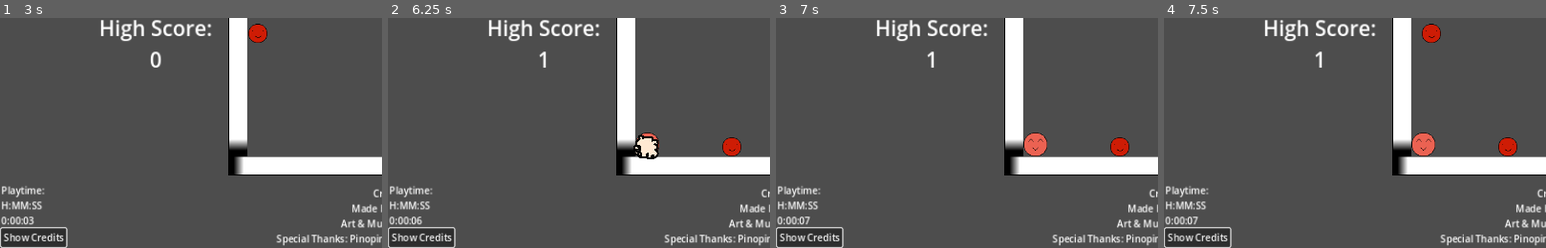
Above: before the commit, frames 1-4 (left to right).
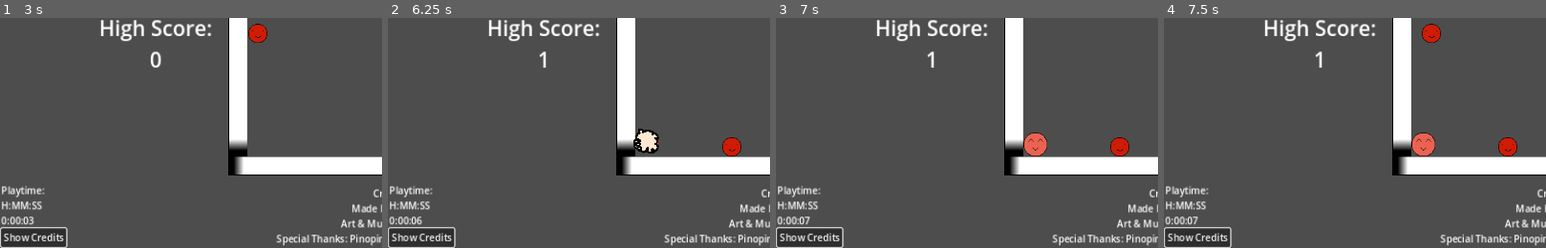
Above: after the commit, the same moments.

Repository: legozx777/Sui-ok-Game
Game: Godot game, scene res://main.tscn
Two runs of this game, one before a commit and one after it. Both use one fixed random seed, a clock stepped at 60 frames per second and the inputs below. Sound files missing from this copy of the repository are replaced by a short silence.
Inputs (mouse positions are % of the whole screen's width and height, from its top left):
- Up to frame 1 (3 s): tap Enter at 0.5 s; move the mouse to (72, 44) at 0.52 s; click (72, 44) at 0.6 s; click "Show Credits" at 1.25 s; move the mouse to (30, 55) at 2.02 s; click (30, 55) at 2.1 s; move the mouse to (60, 27) at 2.77 s; click (60, 27) at 2.85 s
- Up to frame 2 (6.25 s): move the mouse to (45, 70) at 3.52 s; click (45, 70) at 3.6 s; move the mouse to (80, 65) at 4.27 s; click (80, 65) at 4.35 s; move the mouse to (20, 34) at 5.02 s; click (20, 34) at 5.1 s; move the mouse to (55, 49) at 5.77 s; click (55, 49) at 5.85 s
- Up to frame 3 (7 s): move the mouse to (35, 24) at 6.52 s; click (35, 24) at 6.6 s
- Up to frame 4 (7.5 s): move the mouse to (72, 44) at 7.27 s; click (72, 44) at 7.35 s
The pictures show only the part of the screen within x 0-50%, y 50-100%; the shares and areas given below are measured in that part.

Frame 1 is identical in both runs. In frame 2, 0.5% of the frame differs, in the area x 64-71%, y 48-62%; in frame 3, less than 0.1%; in frame 4, less than 0.1%.
Error before the commit: Modulo by zero error in operator '%'. (res://main.gd:190)
Error after the commit: Modulo by zero error in operator '%'. (res://main.gd:192)

Commit message:
Background not in box
Added walls to prevent background fruits from entering the box and some other small fixes

Diff:
--- a/fruit.gd
+++ b/fruit.gd
@@ -41,66 +41,39 @@
 			hitt = true
 			hit.emit()
 		if body.get_groups().find("fruit") != -1 and body.index == index:
-			var pos
-			if position.y >= body.position.y: # sets y pos to the lower fruit
-				pos = Vector2(lerp(position.x, body.position.x, 0.5), position.y)
-			else:
-				pos = Vector2(lerp(position.x, body.position.x, 0.5), body.position.y)
+			var pos = position.lerp(body.position, 0.5)
 			body.free()
 			score.emit(SCORES[index])
 			seeen.emit(index + 1)
 			if index != 10: # index 10 means 2 suika collided
 				spawn_new.emit(index + 1, pos, 1)
 			queue_free()
-	elif body.get_groups().find("fruit") == -1 and body.get_groups().find("background") == -1:
+	elif body.get_groups().find("floor") != -1:
 		queue_free()
 
-func sett(indexx: int, pos: Vector2, type: int) -> void:
-	self.index = indexx
+func sett(index: int, pos: Vector2, type: int) -> void:
+	var fruitList = [$Cherry, $Strawberry, $Grape, $Tangerine, $Orange,
+		$Apple, $Melon, $Peachnya, $Pineapple, $Wintermelon, $SUIKA]
+	self.index = index
 	self.position = pos
 	self.type = type
+	$CollisionShape2D.scale = Vector2.ONE * SCALES[index]
 	if type == 2:
+		$CollisionShape2D.scale *= 0.6
+		fruitList[index].scale *= 0.6
+		self.z_index = -2 # -2 bc peach has z of 1, and we need -1
 		self.collision_layer = 2
 		self.collision_mask = 2
-		self.z_index = -2 # -2 bc peach has z of 1, and we need -1
 		self.gravity_scale = 0.05
-		self.rotation = randf() * 2 * PI
+		self.rotation = randf() * TAU
 		self.modulate = Color(1, 1, 1, 0.5)
+		self.angular_velocity = randf_range(-0.2, 0.2)
 		self.remove_from_group("fruit")
 		self.add_to_group("background")
-	$CollisionShape2D.scale = Vector2(SCALES[indexx], SCALES[indexx])
-	if indexx == 0:
-		$Cherry.visible = true
-	elif index == 1:
-		$Cherry.visible = false
-		$Strawberry.visible = true
-	elif index == 2:
-		$Strawberry.visible = false
-		$Grape.visible = true
-	elif index == 3:
-		$Grape.visible = false
-		$Tangerine.visible = true
-	elif index == 4:
-		$Tangerine.visible = false
-		$Orange.visible = true
-	elif index == 5:
-		$Orange.visible = false
-		$Apple.visible = true
-	elif index == 6:
-		$Apple.visible = false
-		$Melon.visible = true
-	elif index == 7:
-		$Melon.visible = false
-		$Peachnya.visible = true
-	elif index == 8:
-		$Peachnya.visible = false
-		$Pineapple.visible = true
-	elif index == 9:
-		$Pineapple.visible = false
-		$Wintermelon.visible = true
-	elif index == 10:
-		$Wintermelon.visible = false
-		$SUIKA.visible = true
+	if index != 0:
+		fruitList[index-1].visible = false
+	fruitList[index].visible = true
+
 
 func get_top_pos() -> float:
 	const FRUIT_SIZE = [16, 20, 24, 34, 44, 53, 61, 76, 85, 109, 128]
--- a/main.gd
+++ b/main.gd
@@ -42,14 +42,17 @@
 var high_score: int # 0-4 billion
 var playtime: int # in seconds  0-4 billion or 136 years
 """ more shit to add
-when spawning fruits keep velocity (average)
+menu screen (or not)
+death sound effect
+change background (photo / color) of box
+
 change check_death to be more efficient with a physics collision
+check spawn distribution for fruits (cus rn its random maybe in game its not)
+
 can transfer save data using a hash of save.data with something added infront to prevent tampering
  ^^ (FileAccess.open_encrypted or .open_encrypted_with_pass)
 
 global leaderboad w/ ip or smth as a unique identifier for each ("cosmetic" username and highscore)
-menu screen (or not)
-death sound effect
 """
 func _ready():
 	if FileAccess.file_exists(SAVE_FILE):
@@ -90,8 +93,6 @@
 				and get_local_mouse_position().distance_to($Container.position) < 600
 			):
 			$Player.visible = false
-			# later weight the rand so it makes more berrys or smth
-			# or not
 			$DropSound.play()
 			spawn_fruit(curr, pos, 0)
 			curr = next
@@ -187,10 +188,17 @@
 
 func background_fruit_drop() -> void:
 	const FRUIT_SIZE = [16, 20, 24, 34, 44, 53, 61, 76, 85, 109, 128]
-	var index = randi() % (seen)
-	var pos = Vector2(randf_range(FRUIT_SIZE[index],1280-FRUIT_SIZE[index]), -300)
+	const X_VALUES = [370, 655, 940, 1280]
+	var index = randi() % seen
+	var posx = randf_range(FRUIT_SIZE[index], X_VALUES[3] - FRUIT_SIZE[index])
+	if posx > X_VALUES[0] - FRUIT_SIZE[index] and posx < X_VALUES[2] + FRUIT_SIZE[index]:
+		if posx < X_VALUES[1]:
+			posx = randf_range(FRUIT_SIZE[index], X_VALUES[0] - FRUIT_SIZE[index])
+		else:
+			posx = randf_range(X_VALUES[2] + FRUIT_SIZE[index], X_VALUES[3] - FRUIT_SIZE[index])
+	var pos = Vector2(posx, -200)
 	spawn_fruit(index, pos, 2)
-	await get_tree().create_timer(0.5).timeout
+	await get_tree().create_timer(0.15).timeout
 	background_fruit_drop()
 
 
--- a/main.tscn
+++ b/main.tscn
@@ -24,7 +24,13 @@
 [ext_resource type="Texture2D" uid="uid://pd3aq70e1nfb" path="res://assets/suika.png" id="17_260vu"]
 
 [sub_resource type="RectangleShape2D" id="RectangleShape2D_tgug6"]
-size = Vector2(32.0001, 32)
+size = Vector2(32, 608)
+
+[sub_resource type="RectangleShape2D" id="RectangleShape2D_1odyc"]
+size = Vector2(32, 544)
+
+[sub_resource type="RectangleShape2D" id="RectangleShape2D_wgov0"]
+size = Vector2(32, 1100)
 
 [sub_resource type="SpriteFrames" id="SpriteFrames_6kfla"]
 animations = [{
@@ -177,7 +183,7 @@
 scale = Vector2(0.1, 15)
 texture = ExtResource("5_e5o1h")
 
-[node name="LeftWall" type="StaticBody2D" parent="Container" groups=["wall"]]
+[node name="LeftWall" type="StaticBody2D" parent="Container"]
 position = Vector2(-256, 0)
 metadata/_edit_group_ = true
 
@@ -186,10 +192,9 @@
 texture = ExtResource("1_rbpwc")
 
 [node name="CollisionShape2D" type="CollisionShape2D" parent="Container/LeftWall"]
-scale = Vector2(1, 19)
 shape = SubResource("RectangleShape2D_tgug6")
 
-[node name="RightWall" type="StaticBody2D" parent="Container" groups=["wall"]]
+[node name="RightWall" type="StaticBody2D" parent="Container"]
 position = Vector2(256, 0)
 metadata/_edit_group_ = true
 
@@ -198,10 +203,9 @@
 texture = ExtResource("1_rbpwc")
 
 [node name="CollisionShape2D" type="CollisionShape2D" parent="Container/RightWall"]
-scale = Vector2(1, 19)
 shape = SubResource("RectangleShape2D_tgug6")
 
-[node name="Floor" type="StaticBody2D" parent="Container"]
+[node name="Floor" type="StaticBody2D" parent="Container" groups=["floor"]]
 position = Vector2(0, 320)
 rotation = 1.5708
 metadata/_edit_group_ = true
@@ -211,8 +215,25 @@
 texture = ExtResource("1_rbpwc")
 
 [node name="CollisionShape2D" type="CollisionShape2D" parent="Container/Floor"]
-scale = Vector2(1, 17)
-shape = SubResource("RectangleShape2D_tgug6")
+shape = SubResource("RectangleShape2D_1odyc")
+
+[node name="BackgroundLeftWall" type="StaticBody2D" parent="Container"]
+visible = false
+position = Vector2(-256, -100)
+collision_layer = 2
+collision_mask = 2
+
+[node name="CollisionShape2D" type="CollisionShape2D" parent="Container/BackgroundLeftWall"]
+shape = SubResource("RectangleShape2D_wgov0")
+
+[node name="BackgroundRightWall" type="StaticBody2D" parent="Container"]
+visible = false
+position = Vector2(256, -100)
+collision_layer = 2
+collision_mask = 2
+
+[node name="CollisionShape2D" type="CollisionShape2D" parent="Container/BackgroundRightWall"]
+shape = SubResource("RectangleShape2D_wgov0")
 
 [node name="Player" type="Node2D" parent="."]
 z_index = 2
@@ -424,13 +445,10 @@
 position = Vector2(1000, 150)
 sprite_frames = SubResource("SpriteFrames_6kfla")
 
-[node name="BackgroundDeathLine" type="RigidBody2D" parent="."]
+[node name="BackgroundDeathLine" type="StaticBody2D" parent="." groups=["floor"]]
 position = Vector2(640, 1100)
 collision_layer = 2
 collision_mask = 2
-can_sleep = false
-lock_rotation = true
-freeze = true
 
 [node name="CollisionShape2D" type="CollisionShape2D" parent="BackgroundDeathLine"]
 shape = SubResource("RectangleShape2D_qlx6c")
Not shown: 1 places in main.tscn that only renumber resources
